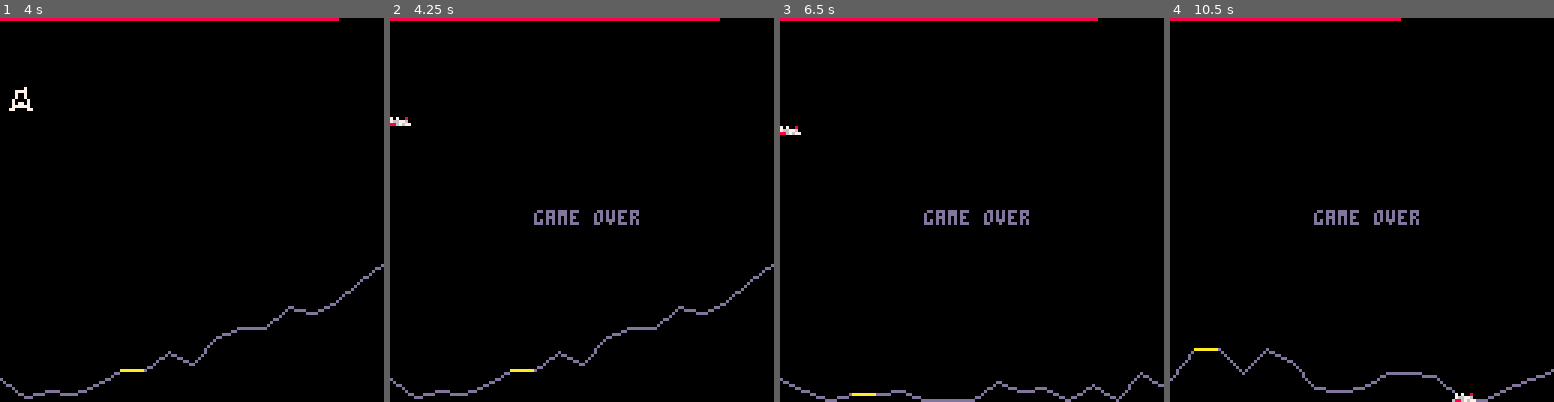
Above: before the commit, frames 1-4 (left to right).
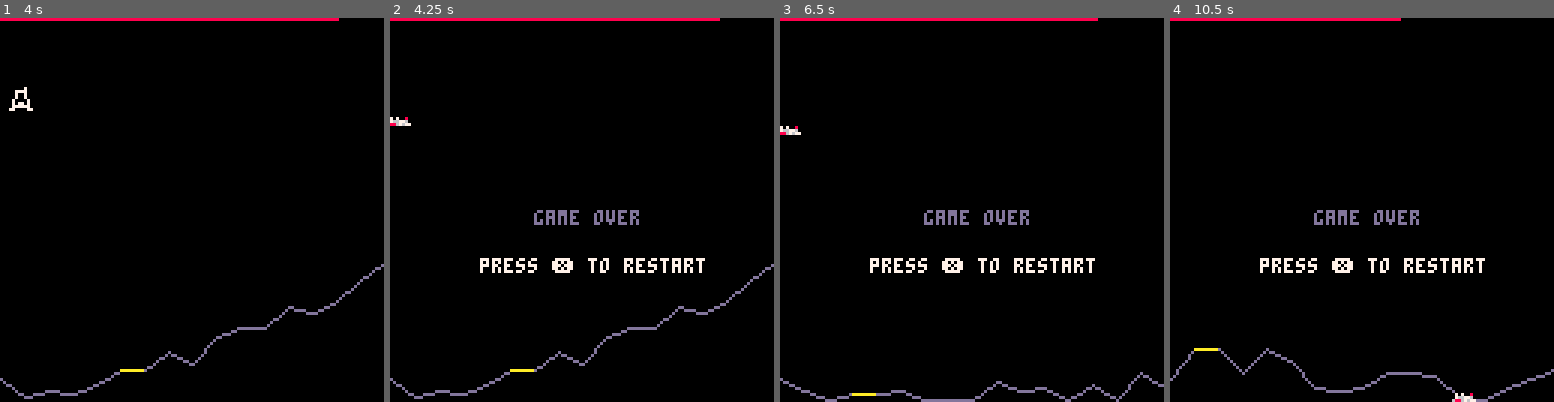
Above: after the commit, the same moments.

Repository: dakerfp/lander.p8
Game: PICO-8 cartridge lander.p8
Same seed, same stepped clock (60 frames per second), same inputs: the game is played once before the commit and once after it.
Inputs:
- Up to frame 1 (4 s): tap X (X key) at 0.33, 1.07, 1.85, 2.97 s; hold Right 1.6-2.1 s; hold Up 2.15-2.42 s; hold Right 2.47-3.03 s; hold Left 3.08-3.58 s
- Up to frame 2 (4.25 s): hold Right from 4.02 s (still down); tap X (X key) at 4.08 s
- Up to frame 3 (6.5 s): release Right at 4.68 s; hold Up 4.73-5.03 s; hold Left 5.08-5.68 s; tap X (X key) at 5.2, 6.32 s; hold Right from 6.08 s (still down)
- Up to frame 4 (10.5 s): release Right at 6.58 s; hold Right 6.63-7.13 s; hold Up 7.18-7.45 s; tap X (X key) at 7.43, 8.55, 9.67 s; hold Right 7.5-8.07 s; hold Left 8.12-8.62 s; hold Right 9.05-9.72 s; hold Up 9.77-10.07 s; hold Left from 10.12 s (still down)

Frame 1 is identical in both runs. In frame 2, 1.0% of the frame differs, in the area x 23-83%, y 62-67%; in frame 3, 1.0%; in frame 4, 1.0%.

Commit message:
refactor print blinking

Diff:
--- a/lander.p8
+++ b/lander.p8
@@ -152,6 +152,7 @@
 	if ship.state == "crashed" then
 		print("game over", 48, 64)
 		spr(0,ship.x,ship.y)
+		print_blinking("press ❎ to restart", 30, 80)
 	else
 		if ship.state == "landed" then
 			print("landed!", 52, 64)
@@ -165,6 +166,13 @@
 end
 
 blink=0
+function print_blinking(s,x,y)
+	blink=(blink+1)%30
+	if blink > 15 then
+		print(s, x,y,7)
+	end
+end
+
 function draw_title()
 	cls(1)
 	rectfill(0,62,64,128,13)
@@ -172,13 +180,9 @@
 	line(0,61,64,63,5)
 	line(96,68,128,69,5)
 	spr(64,32,32,8,8)
-	blink=(blink+1)%30
-	if blink > 15 then
-		print("press ❎ to start",30,16,7)
-	end
+	print_blinking("press ❎ to start",30,16)
 	print("landing",52,95,2)
 	print("landing",52+1,95+1,7)
-
 	print("@dakerfp",95,121,2)
 	print("@dakerfp",95+1,121+1,7)
 end
